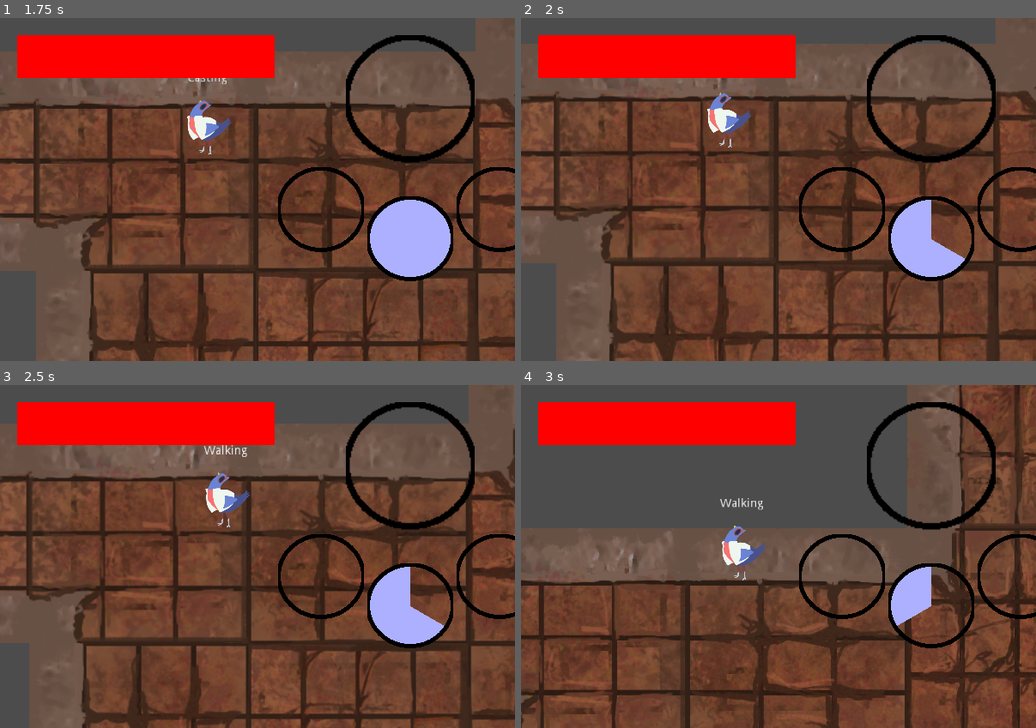
Above: before the commit, frames 1-4 (two rows, left to right).
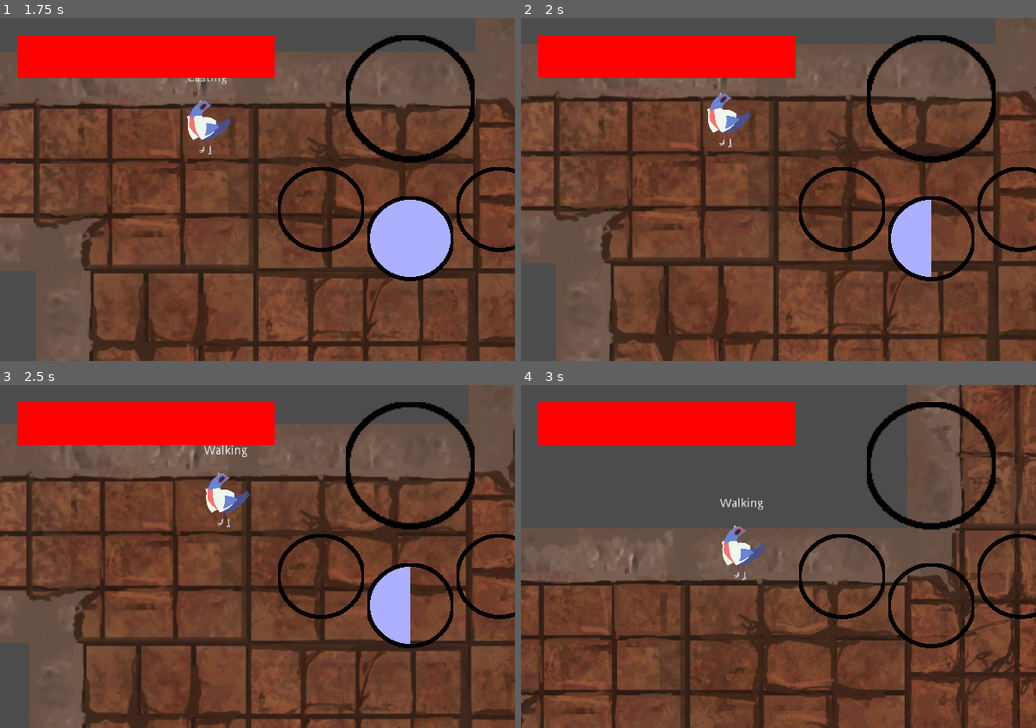
Above: after the commit, the same moments.

Repository: Alexzander-Stone/A-Squire-s-Tale
Game: Godot game, scene res://World.tscn
Two runs of this game, one before a commit and one after it. Both use one fixed random seed, a clock stepped at 60 frames per second and the inputs below.
Inputs:
- Up to frame 1 (1.75 s): tap Enter at 0.5 s; hold Right (ui_right) 0.53-1.28 s; hold Shift (craft) 0.53-1.28 s; hold Down (ui_down) from 1.28 s (still down); tap S (primary_ability) at 1.35 s
- Up to frame 2 (2 s): keep holding Down (ui_down)
- Up to frame 3 (2.5 s): release Down (ui_down) at 2.03 s; hold Right (ui_right) from 2.03 s (still down); tap A (secondary_ability) at 2.1 s
- Up to frame 4 (3 s): release Right (ui_right) at 2.78 s; hold Up (ui_up) from 2.78 s (still down); tap W (super_ability) at 2.85 s

Frame 1 is identical in both runs. In frame 2, 0.4% of the frame differs, in the area x 79-87%, y 64-76%; in frame 3, 0.4%; in frame 4, 0.9%, in the area x 71-80%, y 53-71%.

Commit message:
Cooldowns fully implemented (UI and procedural) for simple attacks.

Diff:
--- a/Player/Abilities.gd
+++ b/Player/Abilities.gd
@@ -1,15 +1,53 @@
 extends Node
 
-# class member variables go here, for example:
-# var a = 2
-# var b = "textvar"
+# Signals inform gui to update cooldown indicators.
+signal begin_primary_cooldown
+signal begin_secondary_cooldown
+signal begin_ternary_cooldown
+signal begin_super_cooldown
+
+export (int) var primary_cooldown
+export (int) var secondary_cooldown
+export (int) var ternary_cooldown
+export (int) var super_cooldown
+
+var primary_cooldown_timer = 0
+var secondary_cooldown_timer = 0
+var ternary_cooldown_timer = 0
+var super_cooldown_timer = 0
+
+var casting_node
 
 func _ready():
-	# Called when the node is added to the scene for the first time.
-	# Initialization here
-	pass
+	casting_node = $"../StateMachine/Casting"
+	# Begin listening to casting node for cooldown directions.
+	casting_node.connect("primary_used", self, "initialize_primary_cooldown")
+	casting_node.connect("secondary_used", self, "initialize_secondary_cooldown")
+	casting_node.connect("ternary_used", self, "initialize_ternary_cooldown")
+	casting_node.connect("super_used", self, "initialize_super_cooldown")
 
-#func _process(delta):
-#	# Called every frame. Delta is time since last frame.
-#	# Update game logic here.
-#	pass
+func initialize_primary_cooldown():
+	primary_cooldown_timer = primary_cooldown
+	emit_signal("begin_primary_cooldown", primary_cooldown)
+
+func initialize_secondary_cooldown():
+	secondary_cooldown_timer = secondary_cooldown
+	emit_signal("begin_secondary_cooldown", secondary_cooldown)
+
+func initialize_ternary_cooldown():
+	ternary_cooldown_timer = ternary_cooldown
+	emit_signal("begin_ternary_cooldown", ternary_cooldown)
+
+func initialize_super_cooldown():
+	super_cooldown_timer = super_cooldown
+	emit_signal("begin_super_cooldown", super_cooldown)
+
+func _process(delta):
+	if primary_cooldown_timer > 0:
+		primary_cooldown_timer -= delta
+	if secondary_cooldown_timer > 0:
+		secondary_cooldown_timer -= delta
+	if ternary_cooldown_timer > 0:
+		ternary_cooldown_timer -= delta
+	if super_cooldown_timer > 0:
+		super_cooldown_timer -= delta
--- a/Player/Player.tscn
+++ b/Player/Player.tscn
@@ -1,18 +1,19 @@
-[gd_scene load_steps=15 format=2]
+[gd_scene load_steps=16 format=2]
 
 [ext_resource path="res://Player/Scripts/Player.gd" type="Script" id=1]
 [ext_resource path="res://Player/Sprites/falcotrash.png" type="Texture" id=2]
-[ext_resource path="res://Player/Scripts/State Machine/PlayerStateMachine.gd" type="Script" id=3]
-[ext_resource path="res://Player/Scripts/Movement States/Idling.gd" type="Script" id=4]
-[ext_resource path="res://Player/Scripts/Movement States/Walking.gd" type="Script" id=5]
-[ext_resource path="res://Player/Scripts/Movement States/Stopping.gd" type="Script" id=6]
-[ext_resource path="res://Player/Scripts/Movement States/Running.gd" type="Script" id=7]
-[ext_resource path="res://Player/Scripts/Movement States/Crafting.gd" type="Script" id=8]
-[ext_resource path="res://Player/Scripts/Movement States/Casting.gd" type="Script" id=9]
-[ext_resource path="res://Player/Scripts/Movement States/Dying.gd" type="Script" id=10]
-[ext_resource path="res://Player/Scripts/Movement States/Flinching.gd" type="Script" id=11]
-[ext_resource path="res://Player/Scripts/Debug/Label.gd" type="Script" id=12]
-[ext_resource path="res://Player/Camera/Pivot.gd" type="Script" id=13]
+[ext_resource path="res://Player/Abilities.gd" type="Script" id=3]
+[ext_resource path="res://Player/Scripts/State Machine/PlayerStateMachine.gd" type="Script" id=4]
+[ext_resource path="res://Player/Scripts/Movement States/Idling.gd" type="Script" id=5]
+[ext_resource path="res://Player/Scripts/Movement States/Walking.gd" type="Script" id=6]
+[ext_resource path="res://Player/Scripts/Movement States/Stopping.gd" type="Script" id=7]
+[ext_resource path="res://Player/Scripts/Movement States/Running.gd" type="Script" id=8]
+[ext_resource path="res://Player/Scripts/Movement States/Crafting.gd" type="Script" id=9]
+[ext_resource path="res://Player/Scripts/Movement States/Casting.gd" type="Script" id=10]
+[ext_resource path="res://Player/Scripts/Movement States/Dying.gd" type="Script" id=11]
+[ext_resource path="res://Player/Scripts/Movement States/Flinching.gd" type="Script" id=12]
+[ext_resource path="res://Player/Scripts/Debug/Label.gd" type="Script" id=13]
+[ext_resource path="res://Player/Camera/Pivot.gd" type="Script" id=14]
 
 [sub_resource type="SpriteFrames" id=1]
 
@@ -23,7 +24,7 @@
 "speed": 5.0
 } ]
 
-[node name="Player" type="Node2D"]
+[node name="Player" type="Node2D" index="0"]
 
 position = Vector2( 106.147, 63.6884 )
 script = ExtResource( 1 )
@@ -51,46 +52,52 @@
 
 [node name="Abilities" type="Node" parent="." index="2"]
 
+script = ExtResource( 3 )
+primary_cooldown = 2
+secondary_cooldown = 4
+ternary_cooldown = 8
+super_cooldown = 12
+
 [node name="StateMachine" type="Node" parent="." index="3"]
 
-script = ExtResource( 3 )
+script = ExtResource( 4 )
 _sections_unfolded = [ "Pause" ]
 START_STATE = NodePath("Idling")
 
 [node name="Idling" type="Node" parent="StateMachine" index="0"]
 
-script = ExtResource( 4 )
+script = ExtResource( 5 )
 
 [node name="Walking" type="Node" parent="StateMachine" index="1"]
 
-script = ExtResource( 5 )
+script = ExtResource( 6 )
 VELOCITY = 5
 
 [node name="Stopping" type="Node" parent="StateMachine" index="2"]
 
-script = ExtResource( 6 )
+script = ExtResource( 7 )
 
 [node name="Running" type="Node" parent="StateMachine" index="3"]
 
-script = ExtResource( 7 )
+script = ExtResource( 8 )
 VELOCITY = 10
 
 [node name="Crafting" type="Node" parent="StateMachine" index="4"]
 
-script = ExtResource( 8 )
+script = ExtResource( 9 )
 VELOCITY = 2
 
 [node name="Casting" type="Node" parent="StateMachine" index="5"]
 
-script = ExtResource( 9 )
+script = ExtResource( 10 )
 
 [node name="Dying" type="Node" parent="StateMachine" index="6"]
 
-script = ExtResource( 10 )
+script = ExtResource( 11 )
 
 [node name="Flinching" type="Node" parent="StateMachine" index="7"]
 
-script = ExtResource( 11 )
+script = ExtResource( 12 )
 
 [node name="VBoxContainer" type="VBoxContainer" parent="." index="4"]
 
--- a/Player/Scripts/Movement States/Casting.gd
+++ b/Player/Scripts/Movement States/Casting.gd
@@ -1,15 +1,17 @@
 extends "res://Player/Scripts/Movement States/Inheritable Classes/IFlinchable.gd"
 
-signal primary_used(cooldown_timer)
-signal secondary_used(cooldown_timer)
-signal ternary_used(cooldown_timer)
-signal super_used(cooldown_timer)
+signal primary_used()
+signal secondary_used()
+signal ternary_used()
+signal super_used()
 
-# Cooldown timers.
-var primary_cooldown = 3
+var ability_node
 
 var casting_animation_timer = 0
 var timeToAnimate = 2
+
+func _ready():
+	ability_node = $"../../Abilities"
 
 func enter(args):
 	# Will substitute with search for proper ability/animation.
@@ -21,16 +23,15 @@
 
 	#receive input for primary ability (number 1)
 	#add condition checking for cooldown
-	if(args[0] == 1):
+	if(args[0] == 1 && ability_node.primary_cooldown_timer <= 0):
 		#select animation and play it
 		print("first ability activate")
-		emit_signal("primary_used", primary_cooldown)
+		emit_signal("primary_used")
 		#set timeToAnimate to the animation duration
 		casting_animation_timer = 1;
 	else:
 		print("no casting")
 		emit_signal("finished", "idling", [0])
-
 
 func update(delta):
 	if(casting_animation_timer >= 0):
--- a/UI/GUI.tscn
+++ b/UI/GUI.tscn
@@ -11,7 +11,7 @@
 [ext_resource path="res://UI/Scripts/PrimaryCooldown.gd" type="Script" id=9]
 [ext_resource path="res://UI/Scripts/TernaryCooldown.gd" type="Script" id=10]
 
-[node name="GUI" type="MarginContainer" index="0"]
+[node name="GUI" type="MarginContainer"]
 
 anchor_left = 0.0
 anchor_top = 0.0
--- a/UI/Scripts/Inheritables/ICooldown.gd
+++ b/UI/Scripts/Inheritables/ICooldown.gd
@@ -1,10 +1,10 @@
 extends TextureProgress
 
-var casting_node
+var ability_node
 var cooldown_timer = 0
 
 func _ready():
-	casting_node = $"/root/World/Player/StateMachine/Casting"
+	ability_node = $"/root/World/Player/Abilities"
 
 func animation_cooldown_start(time):
 	cooldown_timer = time
--- a/UI/Scripts/PrimaryCooldown.gd
+++ b/UI/Scripts/PrimaryCooldown.gd
@@ -1,4 +1,4 @@
 extends "res://UI/Scripts/Inheritables/ICooldown.gd"
 
 func _ready():
-	casting_node.connect("primary_used", self, "animation_cooldown_start")
+	ability_node.connect("begin_primary_cooldown", self, "animation_cooldown_start")
--- a/UI/Scripts/SecondaryCooldown.gd
+++ b/UI/Scripts/SecondaryCooldown.gd
@@ -1,4 +1,4 @@
 extends "res://UI/Scripts/Inheritables/ICooldown.gd"
 
 func _ready():
-	casting_node.connect("secondary_used", self, "animation_cooldown_start")
+	ability_node.connect("begin_secondary_cooldown", self, "animation_cooldown_start")
--- a/UI/Scripts/SuperCooldown.gd
+++ b/UI/Scripts/SuperCooldown.gd
@@ -1,4 +1,4 @@
 extends "res://UI/Scripts/Inheritables/ICooldown.gd"
 
 func _ready():
-	casting_node.connect("super_used", self, "animation_cooldown_start")
+	ability_node.connect("begin_super_cooldown", self, "animation_cooldown_start")
--- a/UI/Scripts/TernaryCooldown.gd
+++ b/UI/Scripts/TernaryCooldown.gd
@@ -1,4 +1,4 @@
 extends "res://UI/Scripts/Inheritables/ICooldown.gd"
 
 func _ready():
-	casting_node.connect("ternary_used", self, "animation_cooldown_start")
+	ability_node.connect("begin_ternary_cooldown", self, "animation_cooldown_start")
Not shown: 1 places in Player/Player.tscn that only renumber resources
